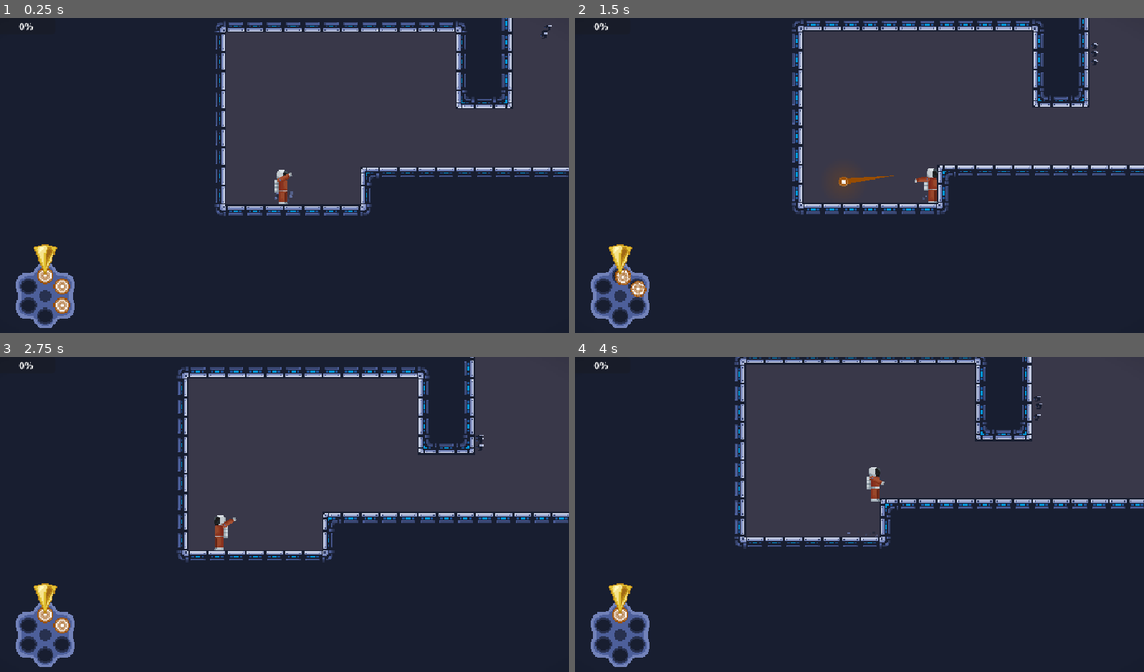
Above: before the commit, frames 1-4 (two rows, left to right).
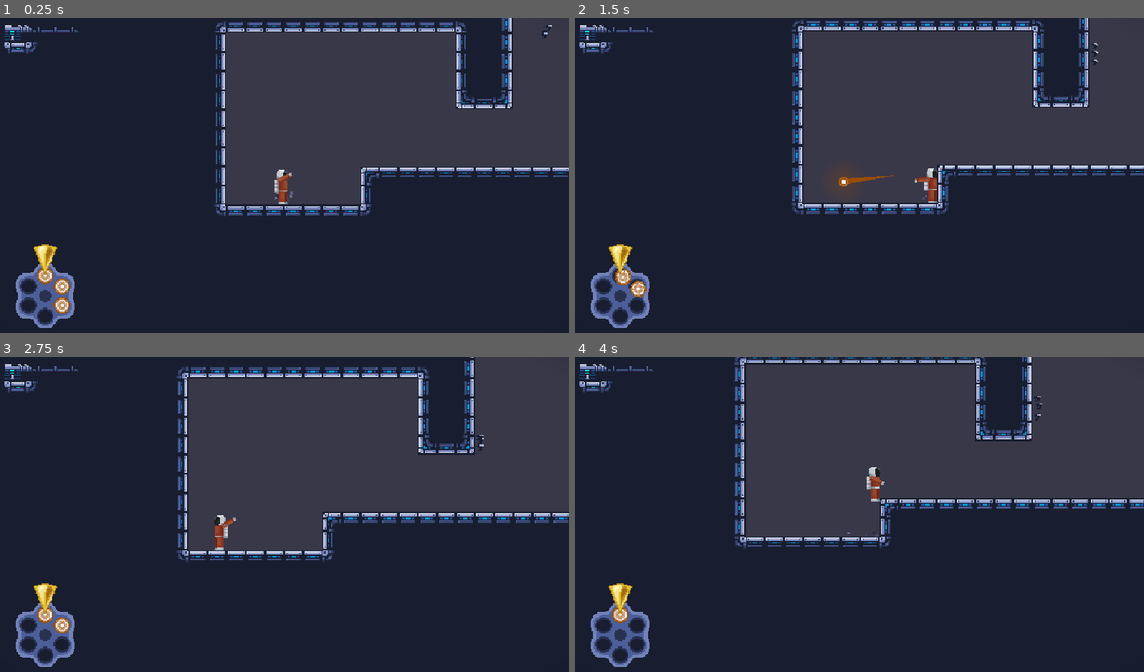
Above: after the commit, the same moments.

Repository: ygda-org/revolver
Game: Godot game, scene res://main/main.tscn
Same seed, same stepped clock (60 frames per second), same inputs: the game is played once before the commit and once after it. The engine's default icon, where the game draws it, is replaced by a stand-in: a white triangle on a blue panel in a dark square. Sound files missing from this copy of the repository are replaced by a short silence.
Inputs (mouse positions are in pixels of both pictures, inside the frame that each line leads up to):
- Up to frame 1 (0.25 s): no input
- Up to frame 2 (1.5 s): tap Enter (ui_accept) at 0.5 s; move the mouse to (984, 162) at 0.52 s; hold S (drop) 0.53-1.28 s; hold D (right) from 0.53 s (still down); tap Space (jump) at 0.77 s; move the mouse to (740, 194) at 1.27 s; click (740, 194) at 1.35 s
- Up to frame 3 (2.75 s): tap Space (jump) at 1.52 s; move the mouse to (341, 448) at 2.02 s; release D (right) at 2.03 s; hold A (left) from 2.03 s (still down); hold S (drop) from 2.03 s (still down)
- Up to frame 4 (4 s): move the mouse to (831, 583) at 2.77 s; release A (left) at 2.78 s; release S (drop) at 2.78 s; hold D (right) from 2.78 s (still down); click (831, 583) at 2.85 s; tap Space (jump) at 3.02, 3.77 s; move the mouse to (1030, 564) at 3.52 s; hold S (drop) from 3.53 s (still down)

The runs differ from the first frame. In frame 1, 0.3% of the frame differs, in the area x 0-14%, y 1-12%; in frame 2, 0.3%; in frame 3, 0.3%; in frame 4, 0.3%.

Commit message:
fwfwqqfq

Diff:
--- a/enemies/dash_enemy/dash_enemy.tscn
+++ b/enemies/dash_enemy/dash_enemy.tscn
@@ -3,50 +3,54 @@
 [ext_resource type="Script" uid="uid://bh8exyhorpbtd" path="res://enemies/dash_enemy/dash_enemy.gd" id="1_5gxxa"]
 [ext_resource type="Texture2D" uid="uid://bpku74iw63wwo" path="res://assets/enemies/dash/scorpion.png" id="2_5gxxa"]
 [ext_resource type="PackedScene" uid="uid://d3jnp7vef3gti" path="res://enemies/enemy_component.tscn" id="2_mbm62"]
-
-[sub_resource type="AtlasTexture" id="AtlasTexture_nkw6e"]
-atlas = ExtResource("2_5gxxa")
-region = Rect2(0, 0, 32, 32)
-
-[sub_resource type="AtlasTexture" id="AtlasTexture_lt5em"]
-atlas = ExtResource("2_5gxxa")
-region = Rect2(32, 0, 32, 32)
-
-[sub_resource type="AtlasTexture" id="AtlasTexture_utod7"]
-atlas = ExtResource("2_5gxxa")
-region = Rect2(64, 0, 32, 32)
-
-[sub_resource type="AtlasTexture" id="AtlasTexture_vcx1q"]
-atlas = ExtResource("2_5gxxa")
-region = Rect2(96, 0, 32, 32)
-
-[sub_resource type="AtlasTexture" id="AtlasTexture_1r3if"]
-atlas = ExtResource("2_5gxxa")
-region = Rect2(128, 0, 32, 32)
+[ext_resource type="Texture2D" uid="uid://cyup4eimau0f" path="res://assets/enemies/dash/scorpion_run.png" id="3_nkw6e"]
 
 [sub_resource type="AtlasTexture" id="AtlasTexture_5gxxa"]
 atlas = ExtResource("2_5gxxa")
 region = Rect2(0, 0, 32, 32)
 
-[sub_resource type="AtlasTexture" id="AtlasTexture_2xmx0"]
+[sub_resource type="AtlasTexture" id="AtlasTexture_nkw6e"]
 atlas = ExtResource("2_5gxxa")
 region = Rect2(32, 0, 32, 32)
 
-[sub_resource type="AtlasTexture" id="AtlasTexture_vxx7e"]
+[sub_resource type="AtlasTexture" id="AtlasTexture_lt5em"]
 atlas = ExtResource("2_5gxxa")
 region = Rect2(64, 0, 32, 32)
 
-[sub_resource type="AtlasTexture" id="AtlasTexture_1ywvi"]
+[sub_resource type="AtlasTexture" id="AtlasTexture_utod7"]
 atlas = ExtResource("2_5gxxa")
 region = Rect2(96, 0, 32, 32)
 
+[sub_resource type="AtlasTexture" id="AtlasTexture_vcx1q"]
+atlas = ExtResource("2_5gxxa")
+region = Rect2(128, 0, 32, 32)
+
+[sub_resource type="AtlasTexture" id="AtlasTexture_1r3if"]
+atlas = ExtResource("3_nkw6e")
+region = Rect2(0, 0, 32, 32)
+
+[sub_resource type="AtlasTexture" id="AtlasTexture_2xmx0"]
+atlas = ExtResource("3_nkw6e")
+region = Rect2(32, 0, 32, 32)
+
+[sub_resource type="AtlasTexture" id="AtlasTexture_vxx7e"]
+atlas = ExtResource("3_nkw6e")
+region = Rect2(64, 0, 32, 32)
+
+[sub_resource type="AtlasTexture" id="AtlasTexture_1ywvi"]
+atlas = ExtResource("3_nkw6e")
+region = Rect2(96, 0, 32, 32)
+
 [sub_resource type="AtlasTexture" id="AtlasTexture_5jpn1"]
-atlas = ExtResource("2_5gxxa")
+atlas = ExtResource("3_nkw6e")
 region = Rect2(128, 0, 32, 32)
 
 [sub_resource type="SpriteFrames" id="SpriteFrames_mbm62"]
 animations = [{
 "frames": [{
+"duration": 1.0,
+"texture": SubResource("AtlasTexture_5gxxa")
+}, {
 "duration": 1.0,
 "texture": SubResource("AtlasTexture_nkw6e")
 }, {
@@ -58,9 +62,6 @@
 }, {
 "duration": 1.0,
 "texture": SubResource("AtlasTexture_vcx1q")
-}, {
-"duration": 1.0,
-"texture": SubResource("AtlasTexture_1r3if")
 }],
 "loop": 1,
 "name": &"default",
@@ -100,7 +101,6 @@
 
 [node name="Anim" type="AnimatedSprite2D" parent="." unique_id=365090220]
 sprite_frames = SubResource("SpriteFrames_mbm62")
-animation = &"run"
 autoplay = "default"
 
 [node name="CollisionShape2D" type="CollisionShape2D" parent="." unique_id=1821245678]
--- a/ui/hud.gd
+++ b/ui/hud.gd
@@ -8,7 +8,7 @@
 
 # Called every frame. 'delta' is the elapsed time since the previous frame.
 func _process(delta):
-	$RepairBar.value = GameState.repair_amount
+	$RepairBar.value = lerpf($RepairBar.value, GameState.repair_amount * 100, delta * 5)
 	if GameState.player.health == 1:
 		$Vignette.scale = $Vignette.scale.lerp(Vector2(1,1), delta*15)
 	else:
--- a/ui/hud.tscn
+++ b/ui/hud.tscn
@@ -1,7 +1,9 @@
 [gd_scene format=3 uid="uid://rcq8go31l55x"]
 
 [ext_resource type="Script" uid="uid://bt6yv7042srx6" path="res://ui/hud.gd" id="1_rbyyf"]
+[ext_resource type="Texture2D" uid="uid://dctt6y6binqvi" path="res://assets/ui/healthbar_empty.png" id="2_srpbi"]
 [ext_resource type="Texture2D" uid="uid://bxdw17ba22i57" path="res://assets/ui/revolver_reload_cent.png" id="3_7ihmi"]
+[ext_resource type="Texture2D" uid="uid://cvqcx4b2q2k21" path="res://assets/ui/healthbar_full.png" id="3_spcu4"]
 [ext_resource type="Texture2D" uid="uid://cl5jn2ii3x16q" path="res://assets/ui/revolver_rotate_empty_fix.png" id="4_1v5rv"]
 [ext_resource type="PackedScene" uid="uid://dutwhqupk2lem" path="res://ui/bullet_ui.tscn" id="4_en2x2"]
 [ext_resource type="Texture2D" uid="uid://cgjv1euc42oxn" path="res://assets/temp_art/marker.png" id="5_en2x2"]
@@ -146,11 +148,15 @@
 pivot_offset = Vector2(480, 270)
 texture = SubResource("GradientTexture2D_546lt")
 
-[node name="RepairBar" type="ProgressBar" parent="." unique_id=1034149605]
+[node name="RepairBar" type="TextureProgressBar" parent="." unique_id=1082812012]
 layout_mode = 0
-offset_right = 100.0
-offset_bottom = 27.0
-max_value = 1.0
+offset_left = 10.0
+offset_top = 10.0
+offset_right = 110.0
+offset_bottom = 40.0
+scale = Vector2(2, 2)
+texture_over = ExtResource("2_srpbi")
+texture_progress = ExtResource("3_spcu4")
 
 [node name="RevolverAnim" type="AnimatedSprite2D" parent="." unique_id=1872277743]
 position = Vector2(83, 466)
Binary file added: assets/enemies/dash/scorpion_run.png
Not shown, added: assets/enemies/dash/scorpion_run.png.import
Binary file added: assets/ui/healthbar_empty.png
Not shown, added: assets/ui/healthbar_empty.png.import
Binary file added: assets/ui/healthbar_full.png
Not shown, added: assets/ui/healthbar_full.png.import
Not shown: 1 places in enemies/dash_enemy/dash_enemy.tscn that only renumber resources
